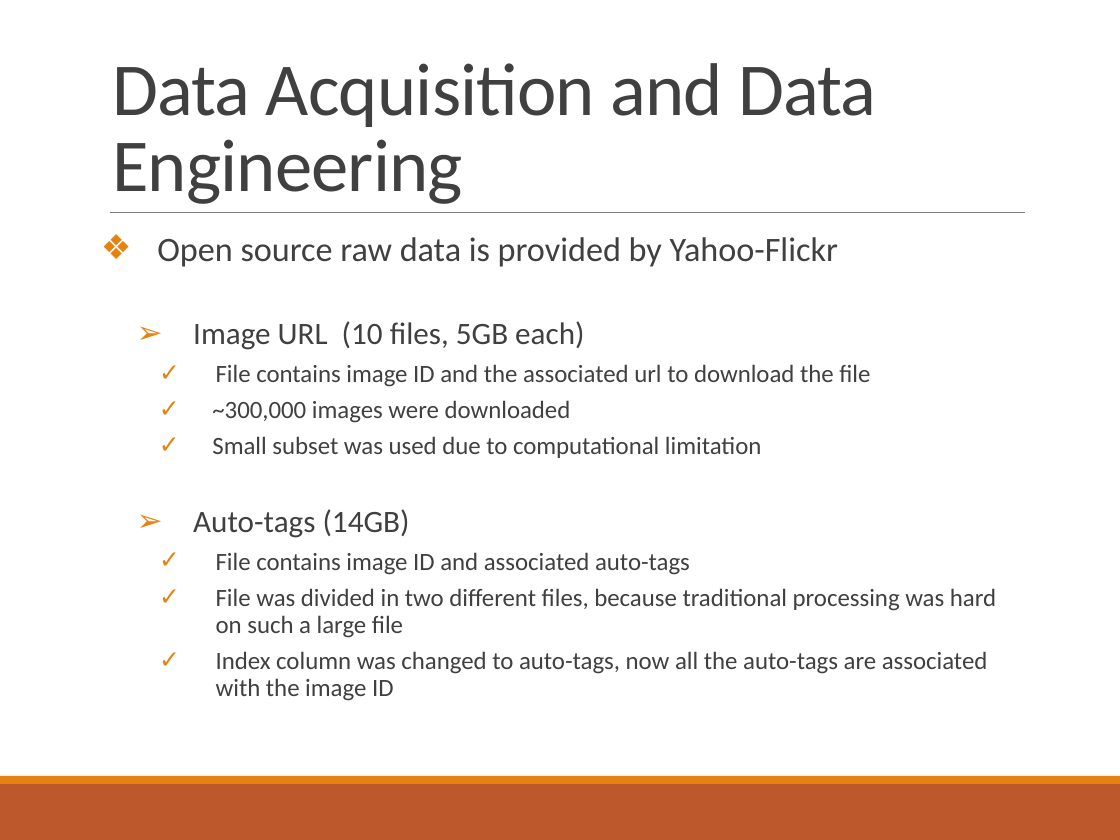
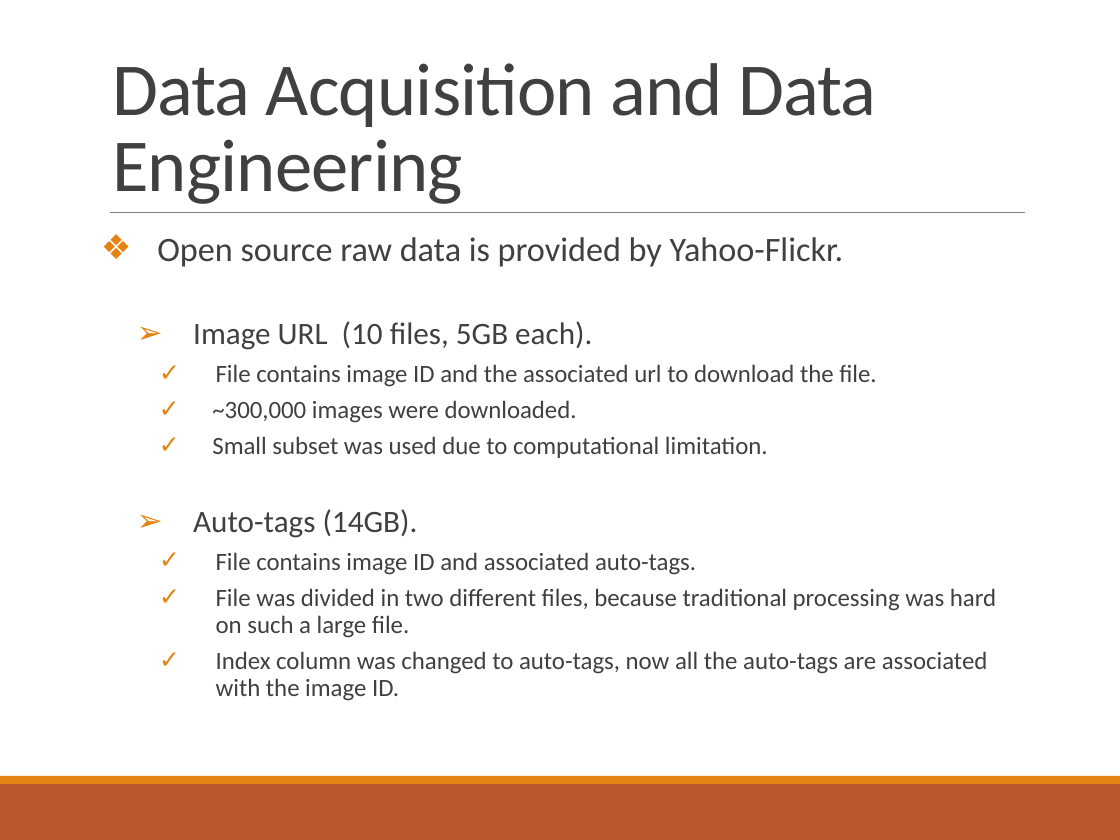
Before and after one commit to somyamohanty/Pixel_Dawgs, a slide deck: slide 4 of Final Presentation.pptx. Drawn at 1120x840 pixels with LibreOffice and Linux fonts; fonts in the diff are those of the drawing. Boxes give left, top, right and bottom in pixels: in the first picture for what was removed or moved away, otherwise in the second. Text is boxed around its words. In the diff, an @@ line names an element or a change of style, - is before the commit and + after.

Commit message:
Presentation modified

```diff
--- a/Final Presentation.pptx
+++ b/Final Presentation.pptx
@@ text at (157,237,996,701): text changed @@
-❖ Open source raw data is provided by Yahoo-Flickr
-  ➢ Image URL (10 files, 5GB each)
-    ✓ File contains image ID and the associated url to download the file
-    ✓ ~300,000 images were downloaded
-    ✓ Small subset was used due to computational limitation
-  ➢ Auto-tags (14GB)
-    ✓ File contains image ID and associated auto-tags
-    ✓ File was divided in two different files, because traditional processing was hard on such a large file
-    ✓ Index column was changed to auto-tags, now all the auto-tags are associated with the image ID
+❖ Open source raw data is provided by Yahoo-Flickr.
+  ➢ Image URL (10 files, 5GB each).
+    ✓ File contains image ID and the associated url to download the file.
+    ✓ ~300,000 images were downloaded.
+    ✓ Small subset was used due to computational limitation.
+  ➢ Auto-tags (14GB).
+    ✓ File contains image ID and associated auto-tags.
+    ✓ File was divided in two different files, because traditional processing was hard on such a large file.
+    ✓ Index column was changed to auto-tags, now all the auto-tags are associated with the image ID.
```
Also in this commit, not shown: 2 other slides changed.
